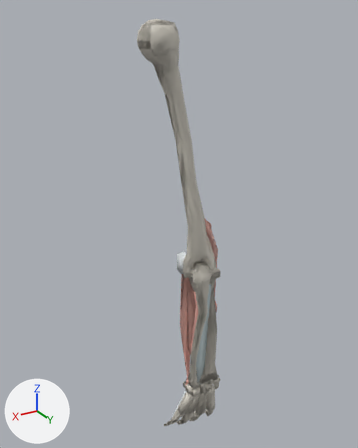
One commit to the glTF model public/static/models/forearm-anterior.glb: the scene before it, then after it.
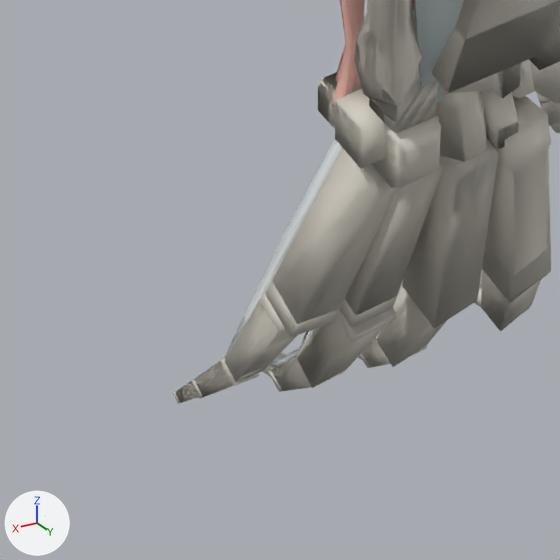
The first picture shows the older version from a 50 mm lens placed at (8.43, 11.94, 10.64), pointed at (0.24, -1.7, 3.82). The close-ups show both versions on the part from 39% to 60% of the width and 83% to 100% of the height of that picture; other places that the commit changed are outside them. The lights are fixed; the arrows at lower left show +X, +Y and +Z. Where no turn or scale is listed for an object, it has been applied to the vertices. Vertices at the same position are counted once.

The older version as bpy lines, for what is in view:
```python
me_flexor_carpi_radialis_anim = bpy.data.meshes.new('Flexor_Carpi_Radialis_anim')
me_flexor_carpi_radialis_anim.from_pydata(...)  # 244 vertices, 468 faces; spans x -2.7..1.1, y -1.7..0.7, z -12.0..3.2
# faces by material slot: [408, 60]
me_flexor_carpi_radialis_anim.materials.append(mat_bone_gltf_001)  # light grey #d6d1c6
me_flexor_carpi_radialis_anim.materials.append(mat_muscle_gltf_002)  # pink #f7bdb0
me_flexor_carpi_ulnaris_anim = bpy.data.meshes.new('Flexor_Carpi_Ulnaris_anim')
me_flexor_carpi_ulnaris_anim.from_pydata(...)  # 292 vertices, 560 faces; spans x -0.26..2.34, y -0.33..2.18, z -1.61..13.32
# faces by material slot: [492, 68]
me_flexor_carpi_ulnaris_anim.materials.append(mat_bone_gltf_001)  # light grey #d6d1c6
me_flexor_carpi_ulnaris_anim.materials.append(mat_muscle_gltf_003)  # pink #f8beb2
me_pronator_teres_anim = bpy.data.meshes.new('Pronator_Teres_anim')
me_pronator_teres_anim.from_pydata(...)  # 278 vertices, 540 faces; spans x -1.35..2.04, y -0.99..1.06, z -4.9..8.14
# faces by material slot: [76, 464]
me_pronator_teres_anim.materials.append(mat_muscle_gltf_010)  # pink #f8beb2
me_pronator_teres_anim.materials.append(mat_bone_gltf_004)  # light grey #d6d1c6
ob_flexor_carpi_radialis_anim = bpy.data.objects.new('Flexor_Carpi_Radialis_anim', me_flexor_carpi_radialis_anim)
ob_flexor_carpi_radialis_anim.location = (1.499, 0.335, 7.293)
ob_flexor_carpi_ulnaris_anim = bpy.data.objects.new('Flexor_Carpi_Ulnaris_anim', me_flexor_carpi_ulnaris_anim)
ob_flexor_carpi_ulnaris_anim.location = (0.229, -1.18, -2.86)
ob_pronator_teres_anim = bpy.data.objects.new('Pronator_Teres_anim', me_pronator_teres_anim)
ob_pronator_teres_anim.location = (0.537, -0.056, 2.321)
# also in view: 'Flexor Digitorum Superficialis Tendon' at (-0.44, -1.48, -3.87); 'Flexor_Digitorum_Superficialis_anim' at (0.49, -0.83, 2.07); 'Trapezoid' at (-0.29, -0.82, -2.91); 'Interosseous Membrane' at (0.29, -0.02, 0.08); 'Metatarsal IV' at (-0.04, -1.14, -3.85)
```
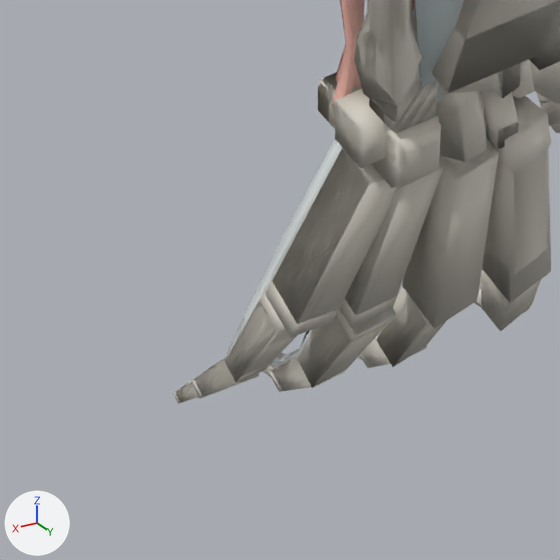
The edits, one by one:
me_flexor_carpi_radialis_anim is used by ob_flexor_carpi_radialis_anim; location (1.499, 0.335, 7.293).
me_flexor_carpi_radialis_anim had 244 vertices, 468 faces and spanned x -2.7..1.1, y -1.7..0.7, z -12.0..3.2.
me_flexor_carpi_radialis_anim no longer uses material mat_bone_gltf_001 (light grey #d6d1c6).
me_flexor_carpi_radialis_anim now has 356 vertices, 636 faces and spans x -3.1..1.1, y -3.0..0.7, z -13.7..3.2.
me_flexor_carpi_radialis_anim part 1: the loose piece of 8 vertices spanning x -2.2..-1.7, y -1.7..-1.0, z -12.0..-10.5 is copied, and the copy is multiplied about its middle by the matrix ((0.453, -0.001, -0.038), (0.018, 0.41, 0.197), (0.034, -0.198, 0.408)), then moved by (0.3, -1.0, -1.8), in mat_bone_gltf_023 (light grey #d6d1c6); it spans x -1.7..-1.5, y -2.7..-2.1, z -13.3..-12.7.
me_flexor_carpi_radialis_anim part 2: the loose piece of 8 vertices spanning x -2.2..-1.7, y -1.7..-1.0, z -12.0..-10.5 is copied, and the copy is scaled about its middle by (0.82, 1.06, 0.643), then moved by (-0.2, -0.6, -1.2), in mat_bone_gltf_023 (light grey #d6d1c6); it spans x -2.3..-1.9, y -2.3..-1.6, z -12.9..-11.9.
me_flexor_carpi_radialis_anim part 3: 4 vertices moved from x -2.1..-1.8, y -1.7..-1.3, z -11.9..-10.6 to x -2.2..-1.8, y -1.8..-1.3, z -11.9..-10.6; 6 vertices removed from x -2.7..-2.0, y -1.7..-1.0, z -12.0..-10.5; 94 vertices added at x -3.1..-0.9, y -3.0..-1.0, z -13.7..-10.4.
me_flexor_carpi_radialis_anim now uses material mat_bone_gltf_023 (light grey #d6d1c6).
me_flexor_carpi_radialis_anim now uses material mat_cartilage_gltf_004 (white #dfe4e5).
me_flexor_carpi_ulnaris_anim is used by ob_flexor_carpi_ulnaris_anim; location (0.229, -1.18, -2.86).
me_flexor_carpi_ulnaris_anim had 292 vertices, 560 faces and spanned x -0.26..2.34, y -0.33..2.18, z -1.61..13.32.
me_flexor_carpi_ulnaris_anim now has 396 vertices, 708 faces and spans x -1.84..2.34, y -1.53..2.18, z -3.51..13.32.
Part 4, on me_flexor_carpi_ulnaris_anim:
16 vertices are removed from x -0.21..0.26, y -0.29..0.33, z -1.5..-0.28.
40 faces are deleted.
120 vertices are added at x -1.84..0.4, y -1.53..0.5, z -3.51..-0.22.
188 new faces join them, mat_bone_gltf_031 (light grey #d6d1c6).
me_flexor_carpi_ulnaris_anim now uses material mat_bone_gltf_031 (light grey #d6d1c6).

Location of each change, (x1, y1, x2, y2) in pixels of the close-ups (560 x 560 px):
'Flexor_Carpi_Ulnaris_anim', reshaped
    before: (265, 0, 422, 337)
    after: (175, 0, 550, 403)
'Flexor_Carpi_Radialis_anim', reshaped
    before: (354, 0, 550, 298)
    after: (176, 0, 547, 402)
part 1 of me_flexor_carpi_radialis_anim, added
    after: (272, 359, 315, 392)
part 2 of me_flexor_carpi_radialis_anim, added
    after: (377, 286, 446, 366)
part 3 of me_flexor_carpi_radialis_anim, built on
    before: (510, 147, 550, 298)
    after: (176, 154, 515, 402)
part 4 of me_flexor_carpi_ulnaris_anim, built on
    before: (271, 282, 335, 332)
    after: (175, 146, 515, 403)
'Palmaris_Longus_anim', unchanged, covered by the edit
    before: (175, 1, 560, 403)
    after: (177, 1, 560, 400)
'Flexor_Digitorum_Profundus_anim', unchanged, covered by the edit
    before: (176, 0, 560, 403)
    after: (204, 0, 560, 385)
